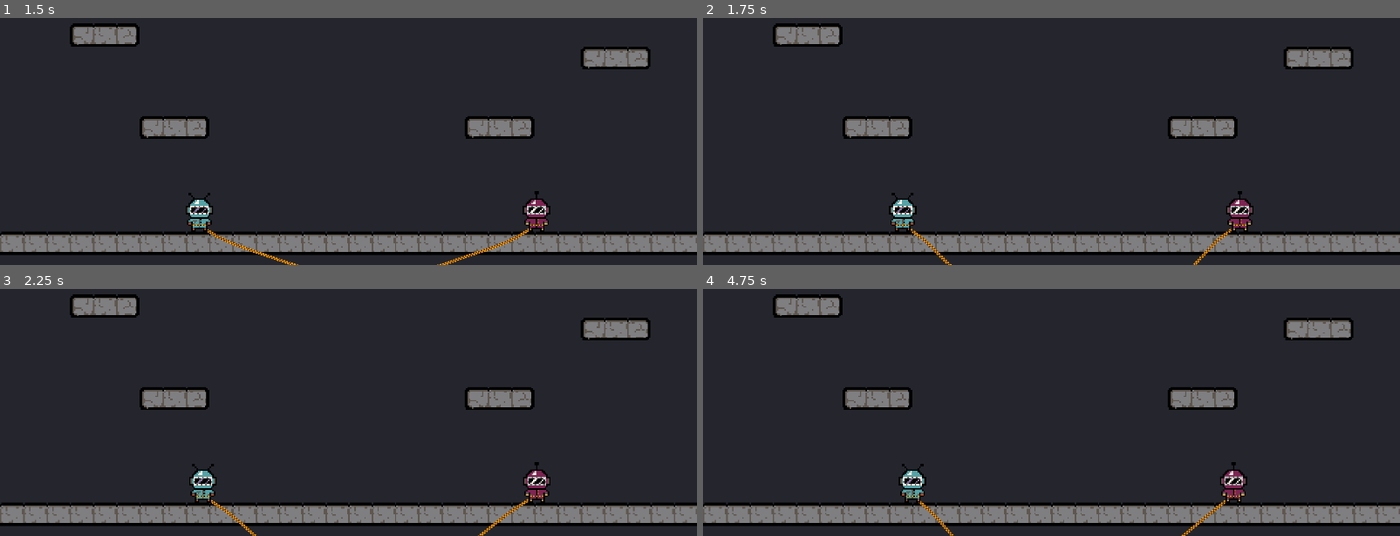
Above: before the commit, frames 1-4 (two rows, left to right).
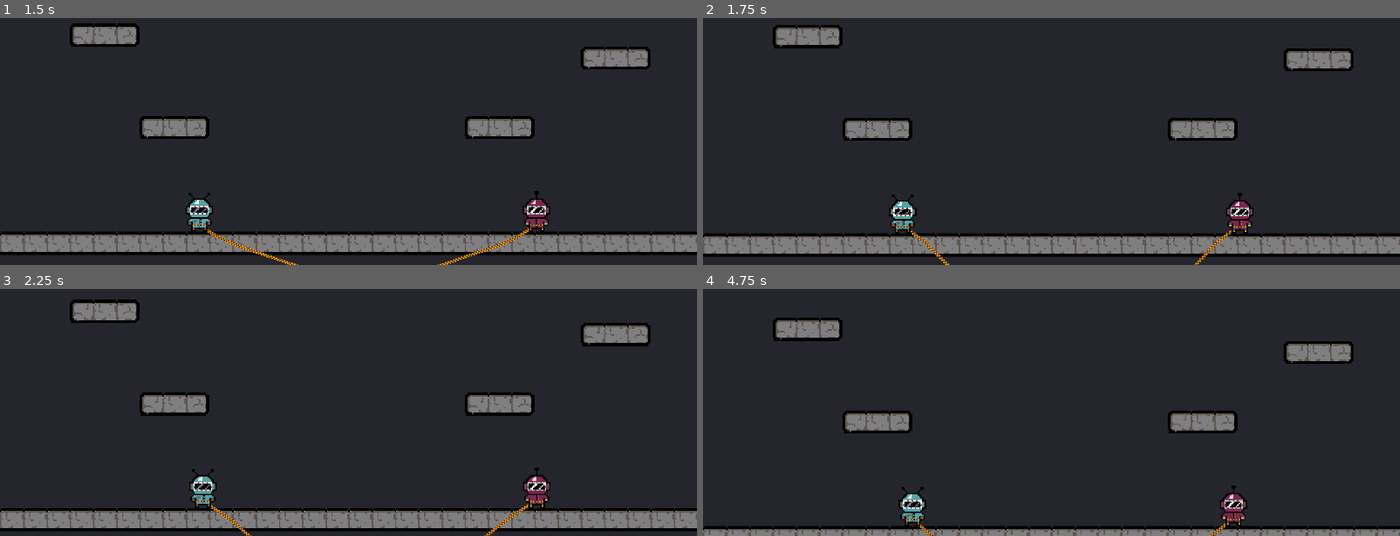
Above: after the commit, the same moments.

Repository: MiikaVirpio/PushingRope
Game: Godot game, scene res://Scenes/world.tscn
Two runs of this game, one before a commit and one after it. Both use one fixed random seed, a clock stepped at 60 frames per second and the inputs below.
Inputs:
- Up to frame 1 (1.5 s): no input
- Up to frame 2 (1.75 s): no input
- Up to frame 3 (2.25 s): no input
- Up to frame 4 (4.75 s): no input

Frame 1 is identical in both runs. In frame 2, 5.9% of the frame differs, in the area x 0-100%, y 2-100%; in frame 3, 12%; in frame 4, 21%.

Commit message:
Added scrolling camera functionality

Diff:
--- /dev/null
+++ b/Scenes/camera_2d.gd
@@ -0,0 +1,25 @@
+# GDScript
+extends Camera2D
+
+@export var start_speed: float = 5.0       # pixels/sec
+@export var accel: float = 0.0               # pixels/sec^2 (set >0 to ramp difficulty)
+@export var max_speed: float = 300.0
+@export var start_delay: float = 1.5        # seconds before scrolling starts
+
+var _speed := 0.0
+var _timer := 0.0
+
+func _ready() -> void:
+	make_current()
+	_speed = start_speed
+
+func _physics_process(delta: float) -> void:
+	if _timer < start_delay:
+		_timer += delta
+		return
+
+	if accel != 0.0:
+		_speed = min(_speed + accel * delta, max_speed)
+
+	# In Godot, Y increases downward. To scroll UP, move the camera up (negative Y).
+	global_position.y -= _speed * delta
--- a/Scenes/world.tscn
+++ b/Scenes/world.tscn
@@ -1,6 +1,7 @@
-[gd_scene load_steps=5 format=4 uid="uid://4l614iapfxrg"]
+[gd_scene load_steps=6 format=4 uid="uid://4l614iapfxrg"]
 
 [ext_resource type="Texture2D" uid="uid://duusw3ipiq5g1" path="res://Assets/Tilemap_level-export.png" id="1_a02cp"]
+[ext_resource type="Script" uid="uid://ppnhfxxdnhj8" path="res://Scenes/camera_2d.gd" id="2_5a7ea"]
 [ext_resource type="PackedScene" uid="uid://nhfiyaqhurdo" path="res://Scenes/rope.tscn" id="2_go701"]
 
 [sub_resource type="TileSetAtlasSource" id="TileSetAtlasSource_go701"]
@@ -139,6 +140,7 @@
 [node name="Camera2D" type="Camera2D" parent="."]
 position = Vector2(480, 832)
 zoom = Vector2(4, 4)
+script = ExtResource("2_5a7ea")
 
 [node name="Rope" parent="." instance=ExtResource("2_go701")]
 position = Vector2(395, 903)
Not shown, added: Scenes/camera_2d.gd.uid
